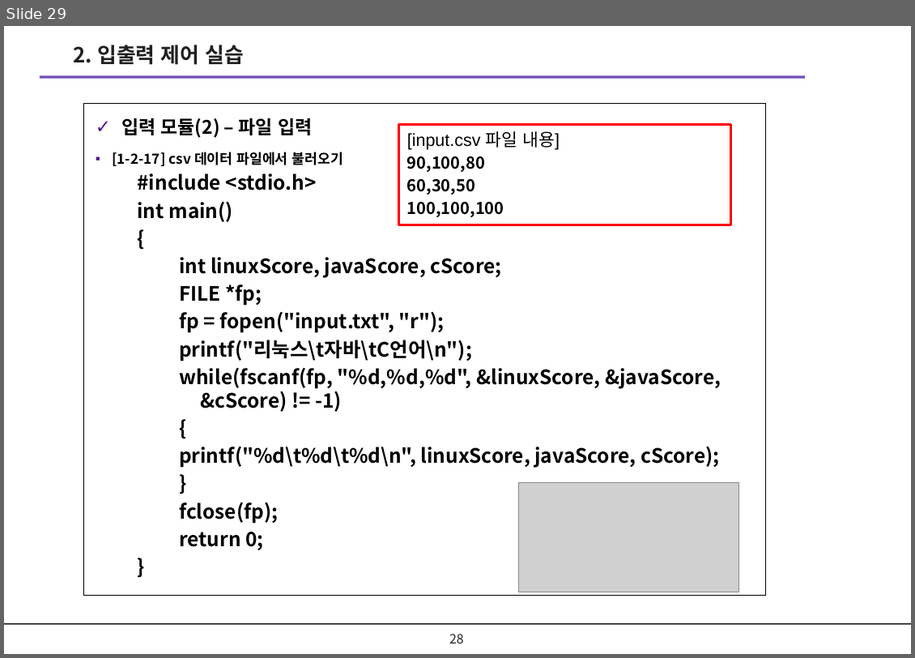
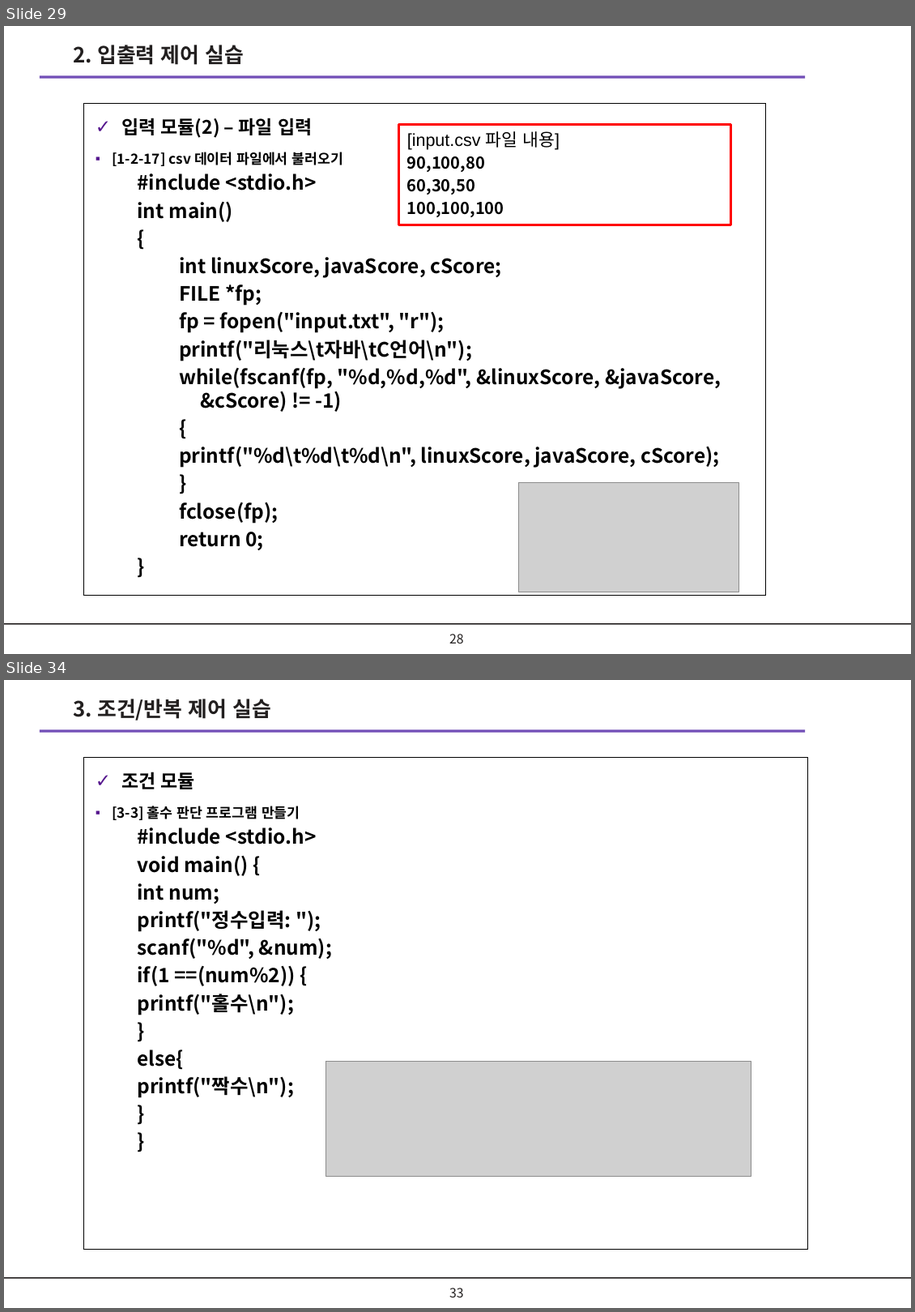
Before and after one commit to kimyudoo/KOPO_PBL_CODING, a slide deck: ppt/문제해결을위한_소프트웨어코딩_PBL_1_기본.pptx. Shown one above the other, each under a label of ours: slide 29 before the commit, slides 29 and 34 after it; the slides between them are not shown. The pictures are 915x658 and 915x1312 pixels, drawn with LibreOffice and Linux fonts; fonts in the diff are those of the drawing; grey boxes stand for pictures; background and template pictures are left out. Boxes give left, top, right and bottom in pixels: in the first picture for what was removed or moved away, otherwise in the second. Text is boxed around its words. In the diff, an @@ line names an element or a change of style, - is before the commit and + after.

```diff
--- a/ppt/문제해결을위한_소프트웨어코딩_PBL_1_기본.pptx
+++ b/ppt/문제해결을위한_소프트웨어코딩_PBL_1_기본.pptx
@@ slide 34 added at (4,680,911,1308), background #FFFFFF; not listed: 2 template elements that a slide beside it also shows @@
@@ text added at (74,699,271,720), 18 pt, text #221F1F, bold @@
+3. 조건/반복 제어 실습
@@ rectangle added at (83,757,808,1249), outline #000000 0.75 pt, 17 pt, text #000000, bold @@
+✓ 조건 모듈
+▪ [3-3] 홀수 판단 프로그램 만들기
+  #include <stdio.h>
+  void main() {
+  int num;
+  printf("정수입력: ");
+  scanf("%d", &num);
+  if(1 ==(num%2)) {
+  printf("홀수\n");
+  }
+  else{
+  printf("짝수\n");
+  }
+  }
@@ picture added at (326,1062,751,1176) @@
@@ page number added at (450,1288,464,1297), 11 pt, text #221F1F @@
+33
```
Also in this commit, not shown: 1 slide changed, 32 other slides added, 3 other files.
